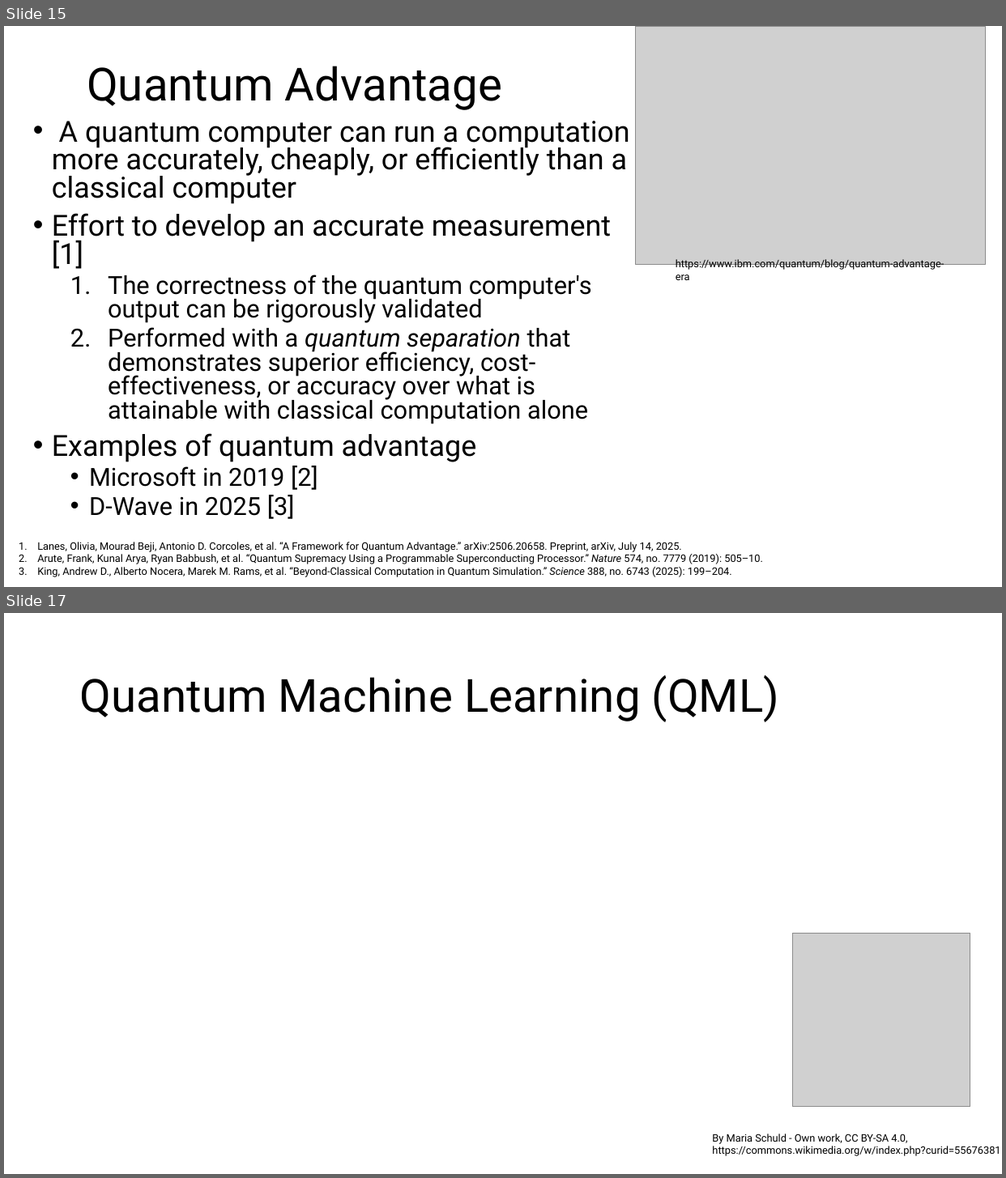
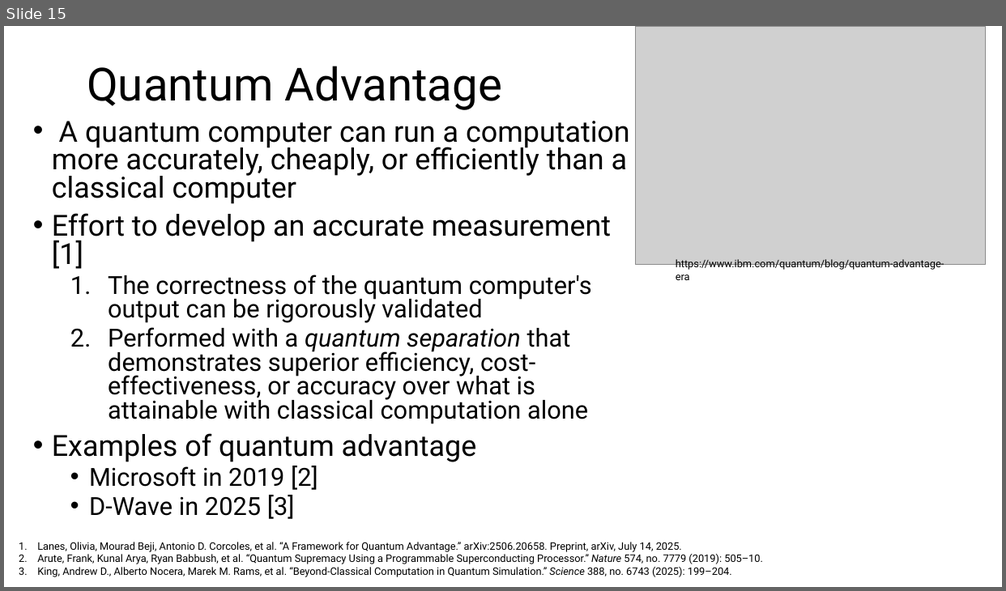
Before and after one commit to aebergl/Presentations, a slide deck: QuantumComputing.pptx. Shown one above the other, each under a label of ours: slides 15 and 17 before the commit, slide 15 after it; the slides between them are not shown. The pictures are 1006x1178 and 1006x591 pixels, drawn with LibreOffice and Linux fonts; fonts in the diff are those of the drawing; grey boxes stand for pictures. Boxes give left, top, right and bottom in pixels: in the first picture for what was removed or moved away, otherwise in the second. Text is boxed around its words. In the diff, an @@ line names an element or a change of style, - is before the commit and + after.

```diff
--- a/QuantumComputing.pptx
+++ b/QuantumComputing.pptx
@@ slide 17 removed at (4, 613, 1002, 1174), background #FFFFFF @@
@@ title removed at (80, 675, 779, 722) @@
-Quantum Machine Learning (QML)
@@ picture removed at (793, 934, 970, 1107) @@
@@ text removed at (712, 1134, 1000, 1157) @@
-By Maria Schuld - Own work, CC BY-SA 4.0, https://commons.wikimedia.org/w/index.php?curid=55676381
```
Also in this commit, not shown: 6 slides changed, 10 slides added, 3 other slides removed, 1 other file.
